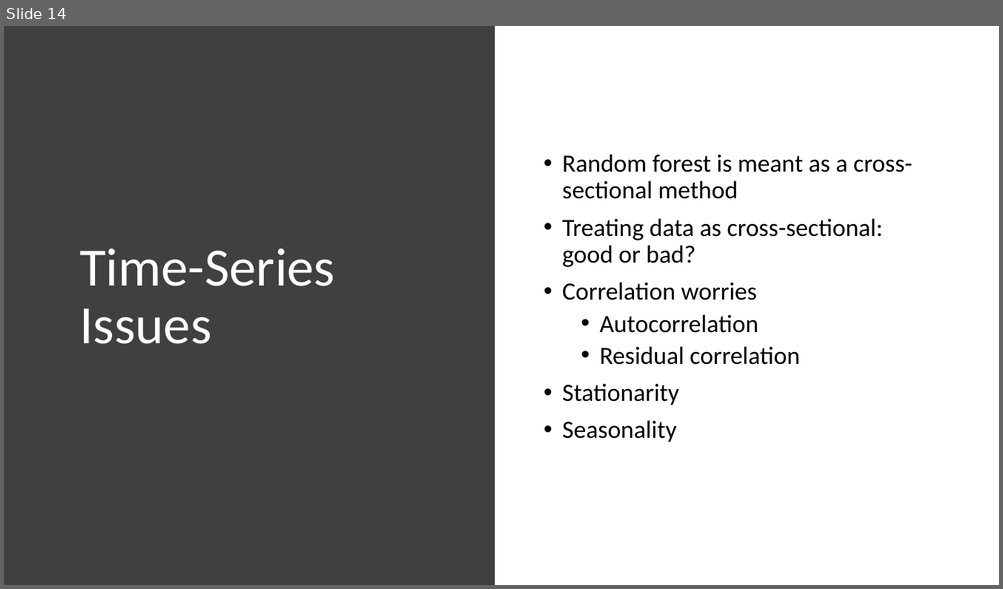
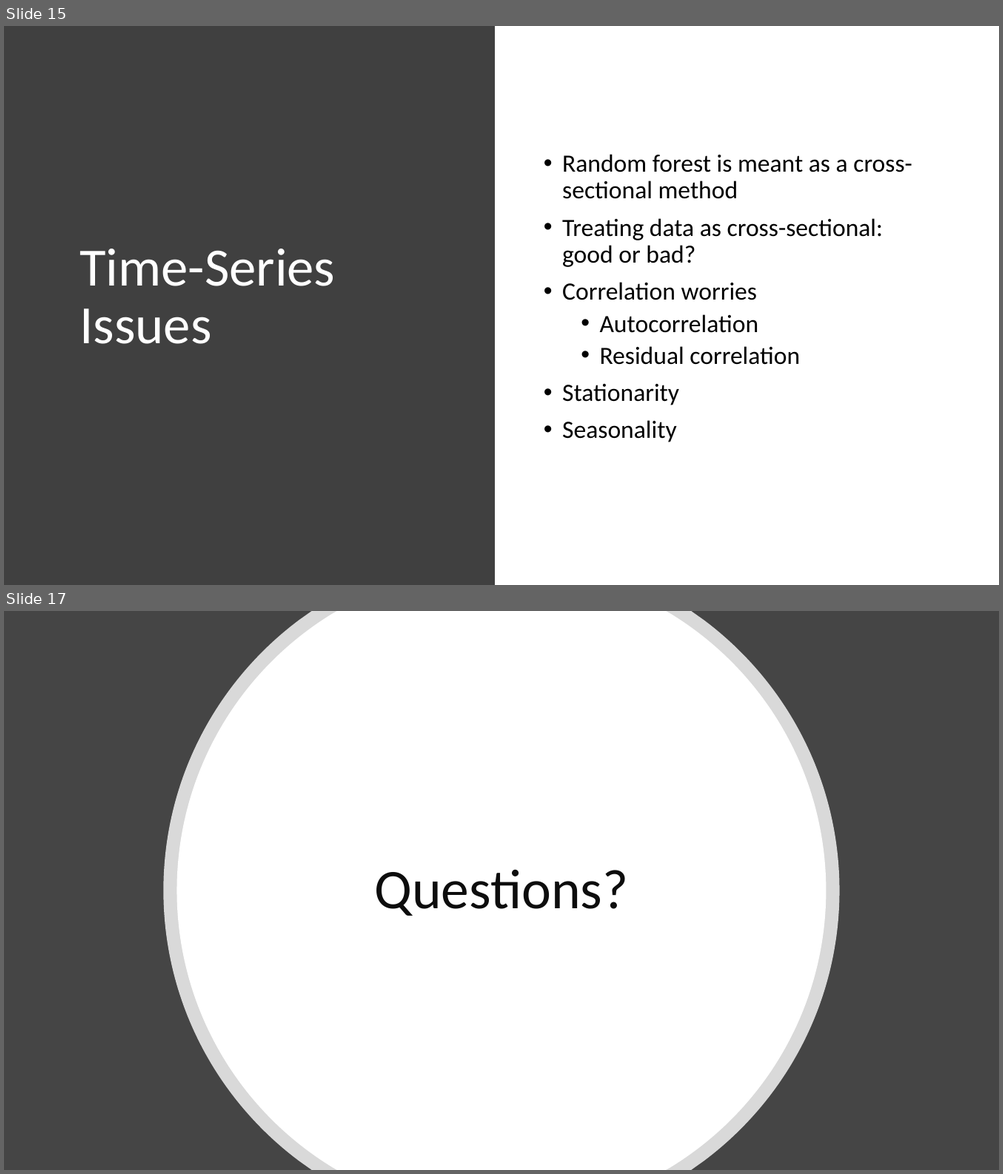
Before and after one commit to amoran57/thesis, a slide deck: Glynn Presentation.pptx. Shown one above the other, each under a label of ours: slide 14 before the commit, slides 15 and 17 after it; the slides between them are not shown. The pictures are 1003x589 and 1003x1174 pixels, drawn with LibreOffice and Linux fonts; fonts in the diff are those of the drawing. Boxes give left, top, right and bottom in pixels: in the first picture for what was removed or moved away, otherwise in the second. Text is boxed around its words. In the diff, an @@ line names an element or a change of style, - is before the commit and + after.

```diff
--- a/Glynn Presentation.pptx
+++ b/Glynn Presentation.pptx
@@ slide 17 added at (x1=4, y1=611, x2=999, y2=1170), background #454545 @@
@@ freeform shape added at (x1=164, y1=611, x2=839, y2=1170), fill #FFFFFF at 80% opacity @@
@@ freeform shape added at (x1=177, y1=611, x2=826, y2=1170), fill #FFFFFF @@
@@ title added at (x1=374, y1=869, x2=628, y2=916), 54 pt, text #0D0D0D @@
+Questions?
@@ what was slide 14 is now slide 15 @@
```
Also in this commit, not shown: 3 slides changed, 1 other slide added, 1 slide removed, 2 other files.
